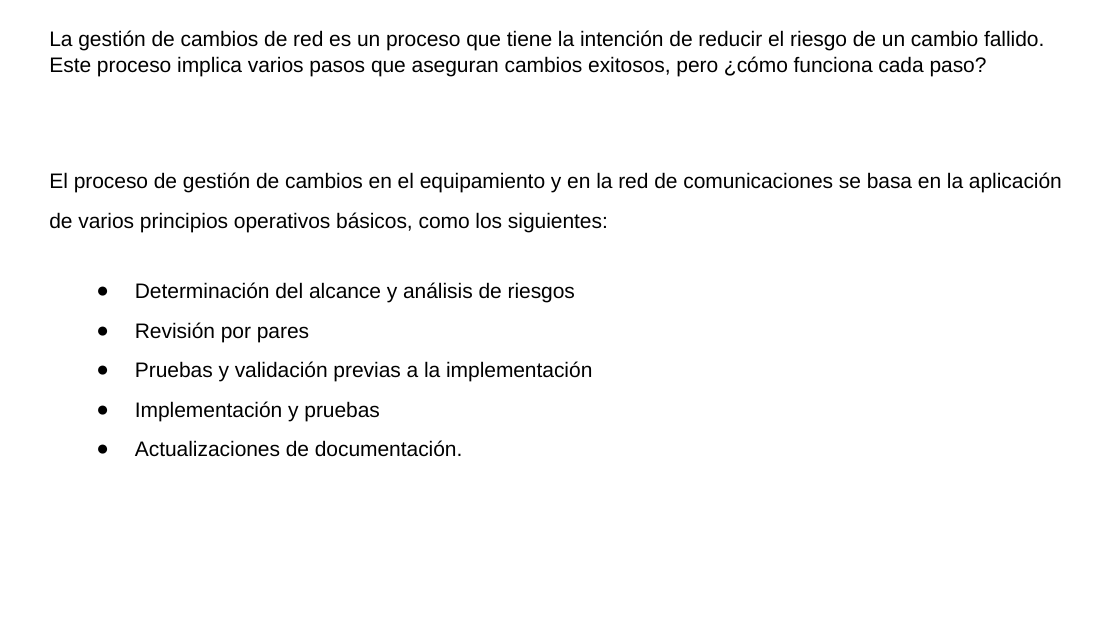
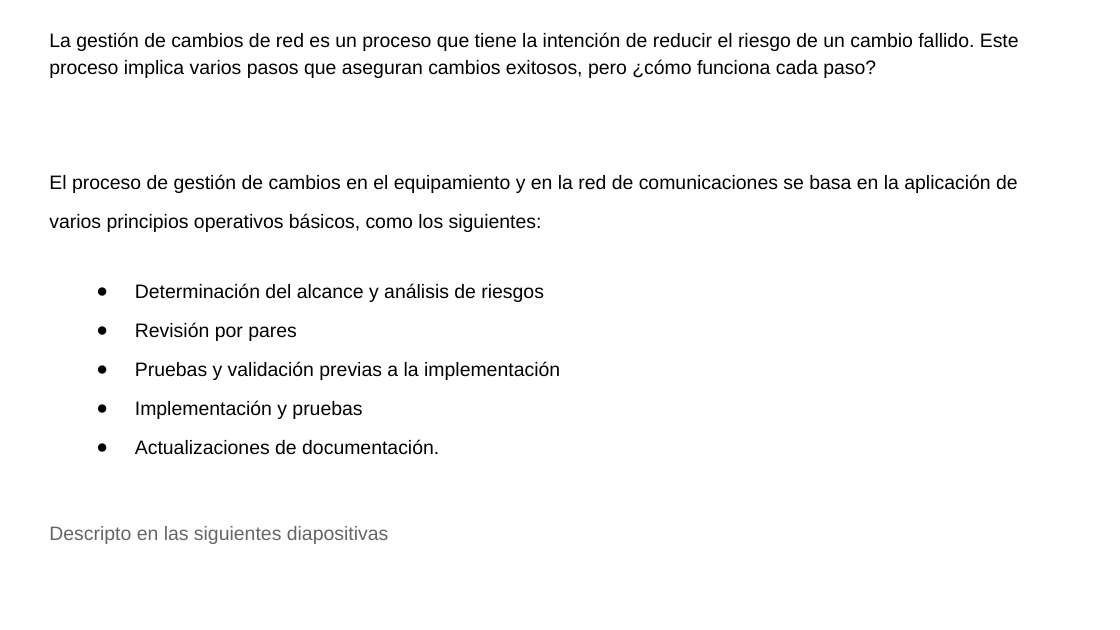
Before and after one commit to lucas-soria/facultad, a slide deck: slide 3 of 4° Año/1° Semestre/Seguridad informatica I/4 Teoria/Clase 7.1 Gestión del Cambio.pptx. Drawn at 1120x630 pixels with LibreOffice and Linux fonts; fonts in the diff are those of the drawing. Boxes give left, top, right and bottom in pixels: in the first picture for what was removed or moved away, otherwise in the second. Text is boxed around its words. In the diff, an @@ line names an element or a change of style, - is before the commit and + after.

```diff
--- a/4° Año/1° Semestre/Seguridad informatica I/4 Teoria/Clase 7.1 Gestión del Cambio.pptx
+++ b/4° Año/1° Semestre/Seguridad informatica I/4 Teoria/Clase 7.1 Gestión del Cambio.pptx
@@ text at (49,32,1019,455): size 13.5 to 12.5 pt; line spacing 1.05 to 1.15; line spacing 1.57 to 1.67 @@
@@ text at (49,526,389,544): paragraph added @@
+Descripto en las siguientes diapositivas
```
Also in this commit, not shown: 29 other files.
